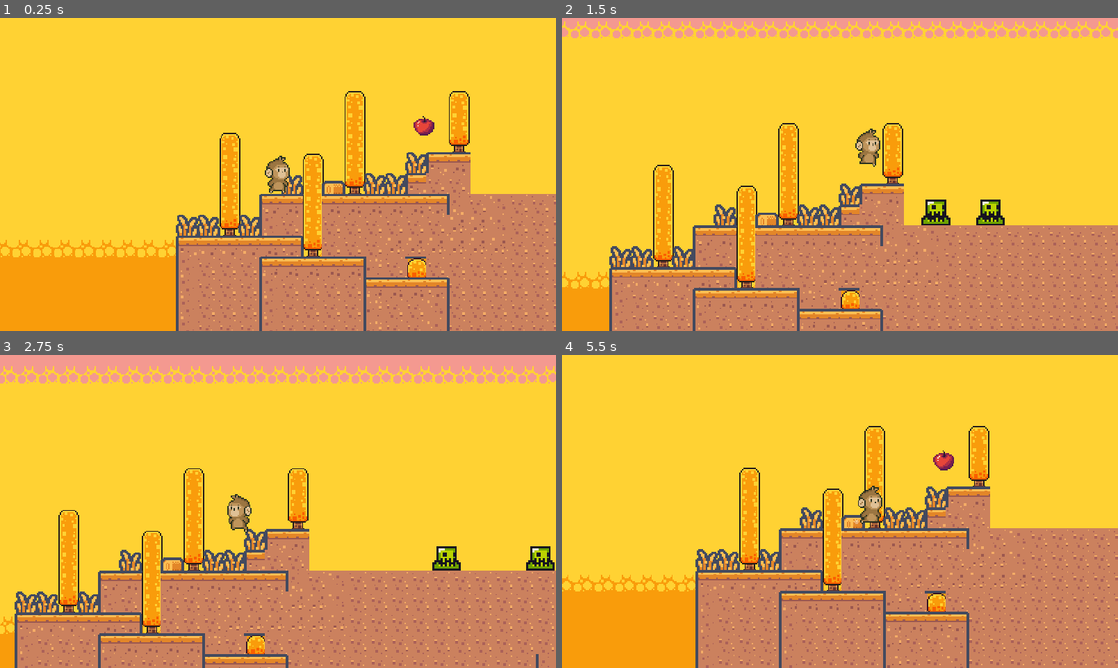
Above: before the commit, frames 1-4 (two rows, left to right).
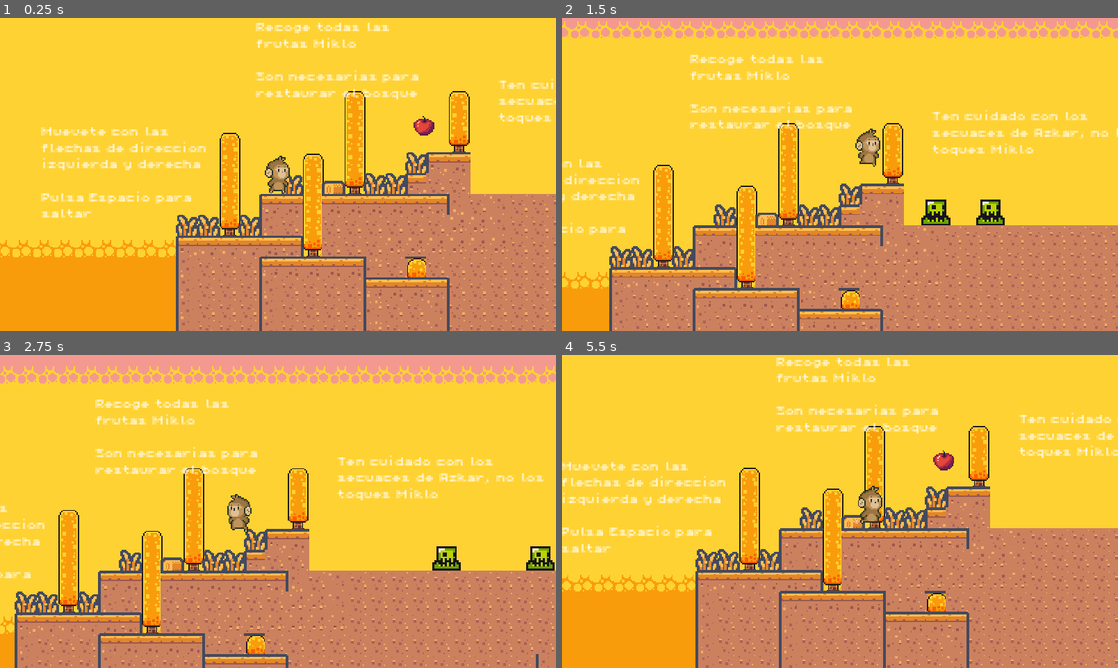
Above: after the commit, the same moments.

Repository: mariela1217/proyecto-videojuego
Game: Godot game, scene res://scenes/escena_01.tscn
Two runs of this game, one before a commit and one after it. Both use one fixed random seed, a clock stepped at 60 frames per second and the inputs below.
Inputs:
- Up to frame 1 (0.25 s): no input
- Up to frame 2 (1.5 s): tap Space at 0.5, 1.25 s; hold Right (ui_right) from 0.53 s (still down); tap Enter (ui_accept) at 0.77 s
- Up to frame 3 (2.75 s): tap Enter (ui_accept) at 1.52 s; tap Space at 2 s; release Right (ui_right) at 2.03 s; hold Left (ui_left) from 2.03 s (still down)
- Up to frame 4 (5.5 s): tap Space at 2.75, 3.5, 4.25 s; release Left (ui_left) at 2.78 s; hold Right (ui_right) 2.78-4.28 s; tap Enter (ui_accept) at 3.02, 3.77, 4.52 s; hold Left (ui_left) 4.28-5.03 s; hold Right (ui_right) from 5.03 s (still down)

The runs differ from the first frame. In frame 1, 3.3% of the frame differs, in the area x 7-100%, y 1-64%; in frame 2, 3.0%; in frame 3, 2.7%; in frame 4, 3.6%, in the area x 0-100%, y 0-64%.

Commit message:
Descripcion del cambio (Se añadieron textos para ayudar al jugador a lo largo del nivel y se creo el sistema de puntuacion)

Diff:
--- a/scenes/escena_01.tscn
+++ b/scenes/escena_01.tscn
@@ -1,13 +1,15 @@
-[gd_scene load_steps=17 format=4 uid="uid://bbcyottb5hnt0"]
-
+[gd_scene load_steps=19 format=4 uid="uid://bbcyottb5hnt0"]
+
+[ext_resource type="Script" path="res://scripts/game_manager.gd" id="1_gtexo"]
 [ext_resource type="PackedScene" uid="uid://crsralbighf5e" path="res://scenes/player.tscn" id="1_ogd80"]
-[ext_resource type="Texture2D" uid="uid://w7al0wxwvmr2" path="res://resources/kenney_pixel-platformer-farm-expansion/Tilemap/tilemap.png" id="2_smpog"]
-[ext_resource type="Texture2D" uid="uid://corifluqoy0xm" path="res://resources/brackeys_platformer_assets/brackeys_platformer_assets/sprites/platforms.png" id="3_wiu8i"]
+[ext_resource type="Texture2D" uid="uid://cqit8t1d7blal" path="res://resources/kenney_pixel-platformer-farm-expansion/Tilemap/tilemap.png" id="2_smpog"]
+[ext_resource type="Texture2D" uid="uid://dpswrnchbonfc" path="res://resources/brackeys_platformer_assets/brackeys_platformer_assets/sprites/platforms.png" id="3_wiu8i"]
 [ext_resource type="PackedScene" uid="uid://co6648rf6oa84" path="res://scenes/enemigo.tscn" id="4_32x25"]
-[ext_resource type="Texture2D" uid="uid://bvogfyno1u73r" path="res://resources/brackeys_platformer_assets/brackeys_platformer_assets/sprites/world_tileset.png" id="4_xvnon"]
+[ext_resource type="Texture2D" uid="uid://bdht4c8b1s0v1" path="res://resources/brackeys_platformer_assets/brackeys_platformer_assets/sprites/world_tileset.png" id="4_xvnon"]
 [ext_resource type="PackedScene" uid="uid://c404dmxb422d5" path="res://scenes/plataforma_nv_1.tscn" id="5_dgv6l"]
 [ext_resource type="PackedScene" uid="uid://dbeojvfbhvun1" path="res://scenes/manzana.tscn" id="6_r61a7"]
 [ext_resource type="PackedScene" uid="uid://dqeh1qipq8587" path="res://scenes/zona_de_muerte.tscn" id="7_od6io"]
+[ext_resource type="FontFile" uid="uid://04qypyp5ai5i" path="res://resources/brackeys_platformer_assets/brackeys_platformer_assets/fonts/PixelOperator8.ttf" id="9_03ud0"]
 
 [sub_resource type="TileSetAtlasSource" id="TileSetAtlasSource_8p2wb"]
 texture = ExtResource("2_smpog")
@@ -453,6 +455,20 @@
 
 [node name="Escena01" type="Node2D"]
 
+[node name="GameManager" type="Node" parent="."]
+unique_name_in_owner = true
+script = ExtResource("1_gtexo")
+
+[node name="EtiquetaPuntuacion" type="Label" parent="GameManager"]
+offset_left = 1962.0
+offset_top = -47.0
+offset_right = 2095.0
+offset_bottom = -17.0
+theme_override_fonts/font = ExtResource("9_03ud0")
+theme_override_font_sizes/font_size = 8
+text = "Recogiste 0 Manzanas"
+horizontal_alignment = 1
+
 [node name="TileMap" type="TileMap" parent="."]
 tile_set = SubResource("TileSet_gqjeu")
 format = 2
@@ -543,3 +559,67 @@
 position = Vector2(917.02, -68)
 
 [node name="AnimationPlayer" type="AnimationPlayer" parent="Plataformas/plataformaNv3"]
+
+[node name="Controles" type="Label" parent="."]
+offset_left = -313.0
+offset_top = -54.0
+offset_right = -179.0
+offset_bottom = 9.0
+theme_override_fonts/font = ExtResource("9_03ud0")
+theme_override_font_sizes/font_size = 8
+text = "Muevete con las flechas de direccion izquierda y derecha
+
+Pulsa Espacio para saltar"
+autowrap_mode = 2
+
+[node name="Frutas" type="Label" parent="."]
+offset_left = -148.0
+offset_top = -134.0
+offset_right = -19.0
+offset_bottom = -82.0
+theme_override_fonts/font = ExtResource("9_03ud0")
+theme_override_font_sizes/font_size = 8
+text = "Recoge todas las frutas Miklo
+
+Son necesarias para restaurar el bosque"
+autowrap_mode = 2
+
+[node name="Enemigos" type="Label" parent="."]
+offset_left = 38.0
+offset_top = -90.0
+offset_right = 203.0
+offset_bottom = -60.0
+theme_override_fonts/font = ExtResource("9_03ud0")
+theme_override_font_sizes/font_size = 8
+text = "Ten cuidado con los secuaces de Azkar, no los toques Miklo"
+autowrap_mode = 2
+
+[node name="Plataformas2" type="Label" parent="."]
+offset_left = 282.0
+offset_top = -98.0
+offset_right = 418.0
+offset_bottom = -68.0
+theme_override_fonts/font = ExtResource("9_03ud0")
+theme_override_font_sizes/font_size = 8
+text = "Utiliza la plataforma para evitar caer al vacio"
+autowrap_mode = 2
+
+[node name="Meta" type="Label" parent="."]
+offset_left = 1696.0
+offset_top = -76.0
+offset_right = 1840.0
+offset_bottom = -46.0
+theme_override_fonts/font = ExtResource("9_03ud0")
+theme_override_font_sizes/font_size = 8
+text = "Ahi esta la meta Miklo, cruza el cartel para terminar el nivel"
+autowrap_mode = 2
+
+[node name="Felicitaciones" type="Label" parent="."]
+offset_left = 1962.0
+offset_top = -77.0
+offset_right = 2106.0
+offset_bottom = -47.0
+theme_override_fonts/font = ExtResource("9_03ud0")
+theme_override_font_sizes/font_size = 8
+text = "Felicidades Miklo, lo has conseguido!"
+autowrap_mode = 2
--- /dev/null
+++ b/scripts/game_manager.gd
@@ -0,0 +1,9 @@
+extends Node
+
+var puntuacion = 0
+
+@onready var etiqueta_puntuacion: Label = $EtiquetaPuntuacion
+
+func incrementa_un_punto():
+	puntuacion += 1
+	etiqueta_puntuacion.text = "Recogiste "+str(puntuacion)+" Manzanas"
--- a/scripts/manzana.gd
+++ b/scripts/manzana.gd
@@ -1,5 +1,7 @@
 extends Area2D
 
+@onready var game_manager: Node = %GameManager
+
 func _on_body_entered(body: Node2D) -> void:
-	print("+1 manzana")
+	game_manager.incrementa_un_punto()
 	queue_free()
